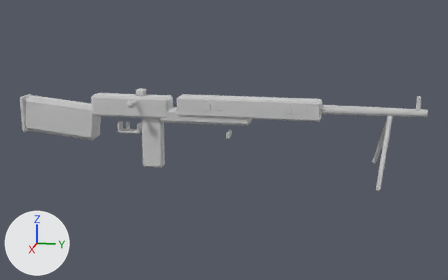
A saved change to the glTF model ambush_loop/art/v2/models/mg42_lod0.glb.
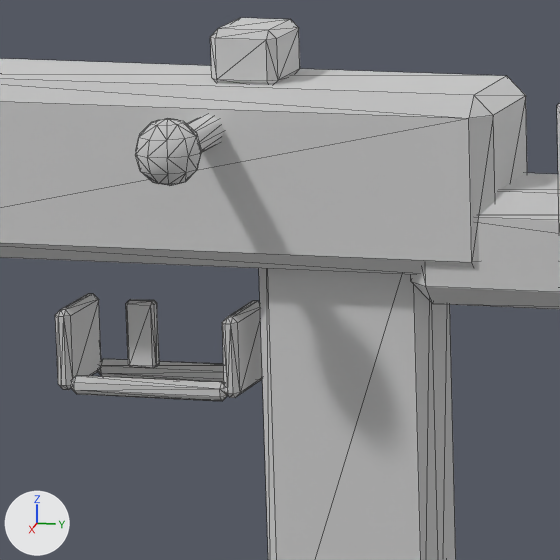
Each version appears first whole from a camera (50 mm lens) standing at (1.804, 0.676, 0.391) and looking at (0.0, 0.315, -0.06), and next in a close-up on the part from 25% to 39% of the width and 31% to 54% of the height. Lighting does not change. The marker at lower left points along +X, +Y and +Z. The last two pictures show the newer version. The close-ups show mesh edges as thin lines. Vertices at exactly the same position are counted once.

In view in the first close-up: 'mg42_body'.
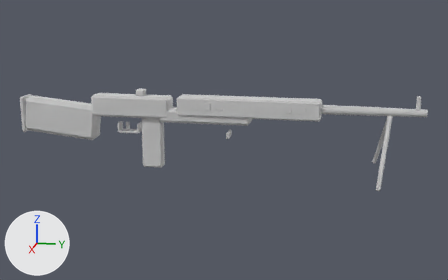
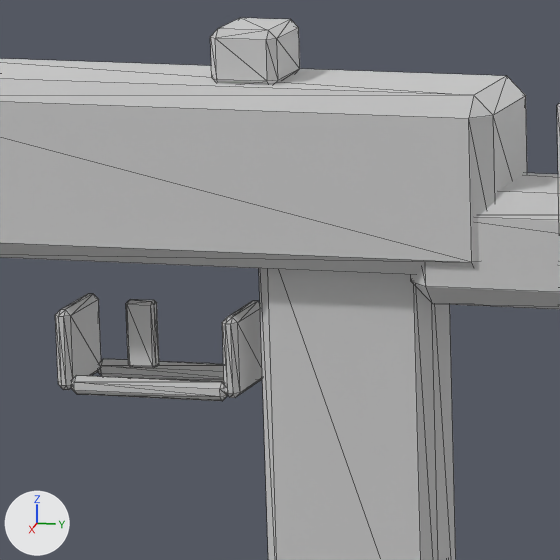
Patch to the scene script:
```diff
--- a/ambush_loop/art/v2/models/mg42_lod0.glb.py
+++ b/ambush_loop/art/v2/models/mg42_lod0.glb.py
@@ me_cube_287 @@
 # used by ob_mg42_body; location = (0.0, 0.0, 0.0)
-me_cube_287.from_pydata(...)  # 784 vertices, 1416 faces; spans x -0.15..0.15, y -0.339..0.9, z -0.156..0.092
+me_cube_287.from_pydata(...)  # 716 vertices, 1288 faces; spans x -0.15..0.15, y -0.339..0.9, z -0.156..0.092
+# me_cube_287 part 1: the loose piece of 52 vertices spanning x 0.059..0.081, y 0.034..0.058, z 0.041..0.065 is deleted
+# me_cube_287 part 2: the loose piece of 16 vertices spanning x 0.0..0.065, y 0.04..0.052, z 0.047..0.059 is deleted
 me_cube_287.materials.append(mat_v2_actor_atlas)
```

Boxes (x1, y1, x2, y2) around the edits, measured in the close-ups (560 x 560 px):
part 1 of me_cube_287, deleted
    before: (135, 118, 202, 186)
part 2 of me_cube_287, deleted
    before: (187, 114, 224, 153)
